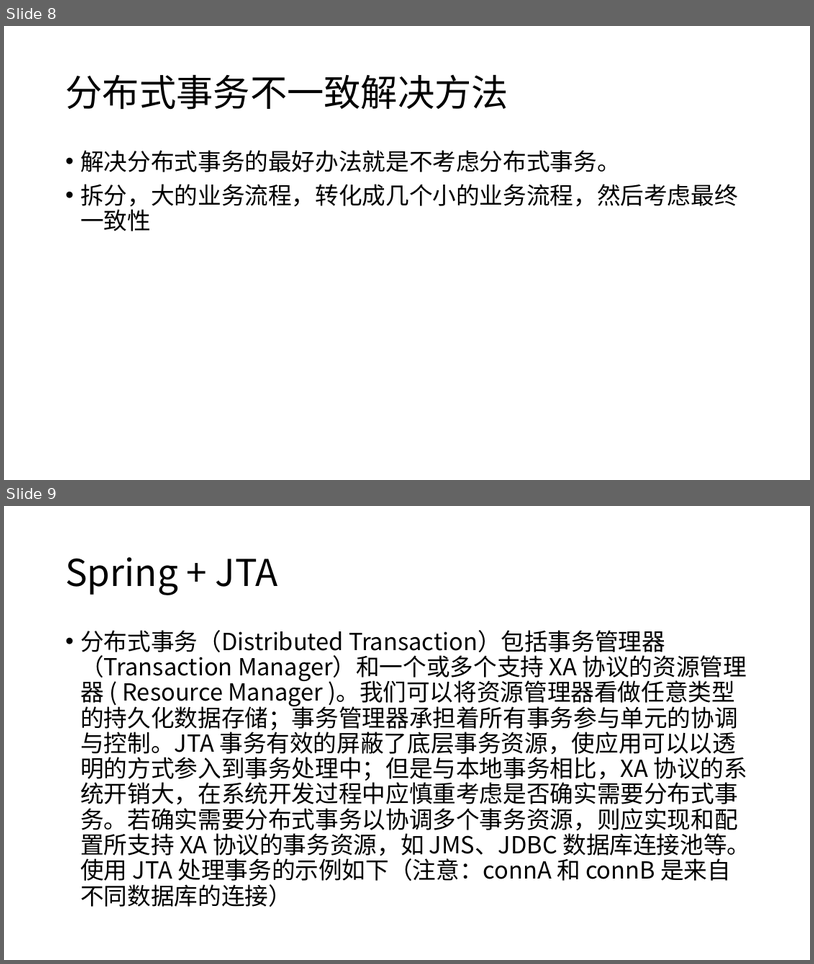
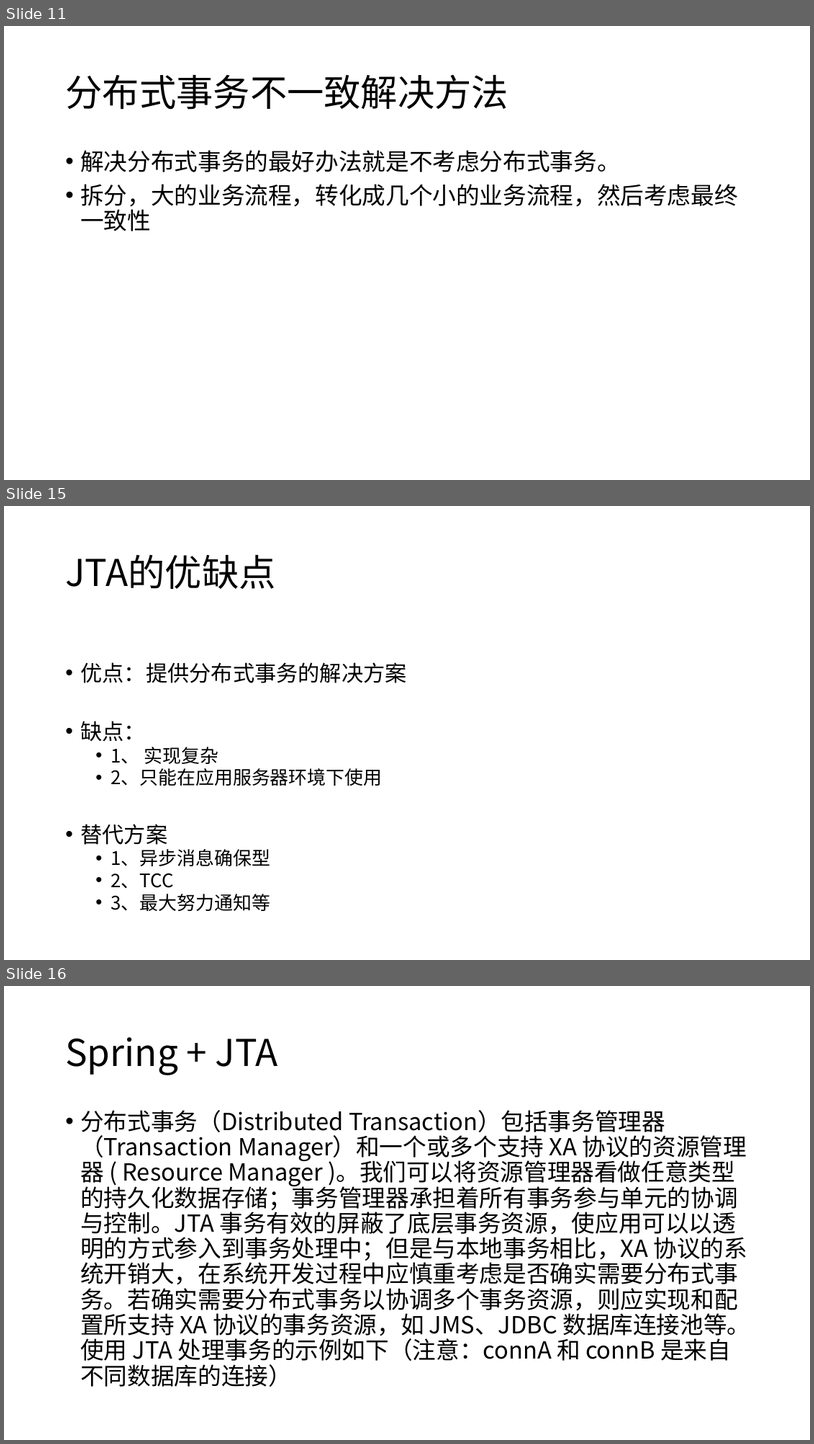
Before and after one commit to courage89/xa_presentation, a slide deck: 分布式事务.pptx. Shown one above the other, each under a label of ours: slides 8 and 9 before the commit, slides 11, 15 and 16 after it; the slides between them are not shown. The pictures are 814x964 and 814x1444 pixels, drawn with LibreOffice and Linux fonts; fonts in the diff are those of the drawing. Boxes give left, top, right and bottom in pixels: in the first picture for what was removed or moved away, otherwise in the second. Text is boxed around its words. In the diff, an @@ line names an element or a change of style, - is before the commit and + after.

```diff
--- a/分布式事务.pptx
+++ b/分布式事务.pptx
@@ slide 15 added at [4, 506, 810, 960], background #FFFFFF @@
@@ title added at [65, 555, 276, 589], 44 pt, text #000000 @@
+JTA的优缺点
@@ text added at [80, 662, 407, 911], 22.2 pt, text #000000 @@
+• 优点：提供分布式事务的解决方案
+• 缺点：
+  • 1、 实现复杂
+  • 2、只能在应用服务器环境下使用
+• 替代方案
+  • 1、异步消息确保型
+  • 2、TCC
+  • 3、最大努力通知等
@@ what was slide 8 is now slide 11 @@
@@ what was slide 9 is now slide 16 @@
```
Also in this commit, not shown: 2 slides changed, 7 other slides added.
